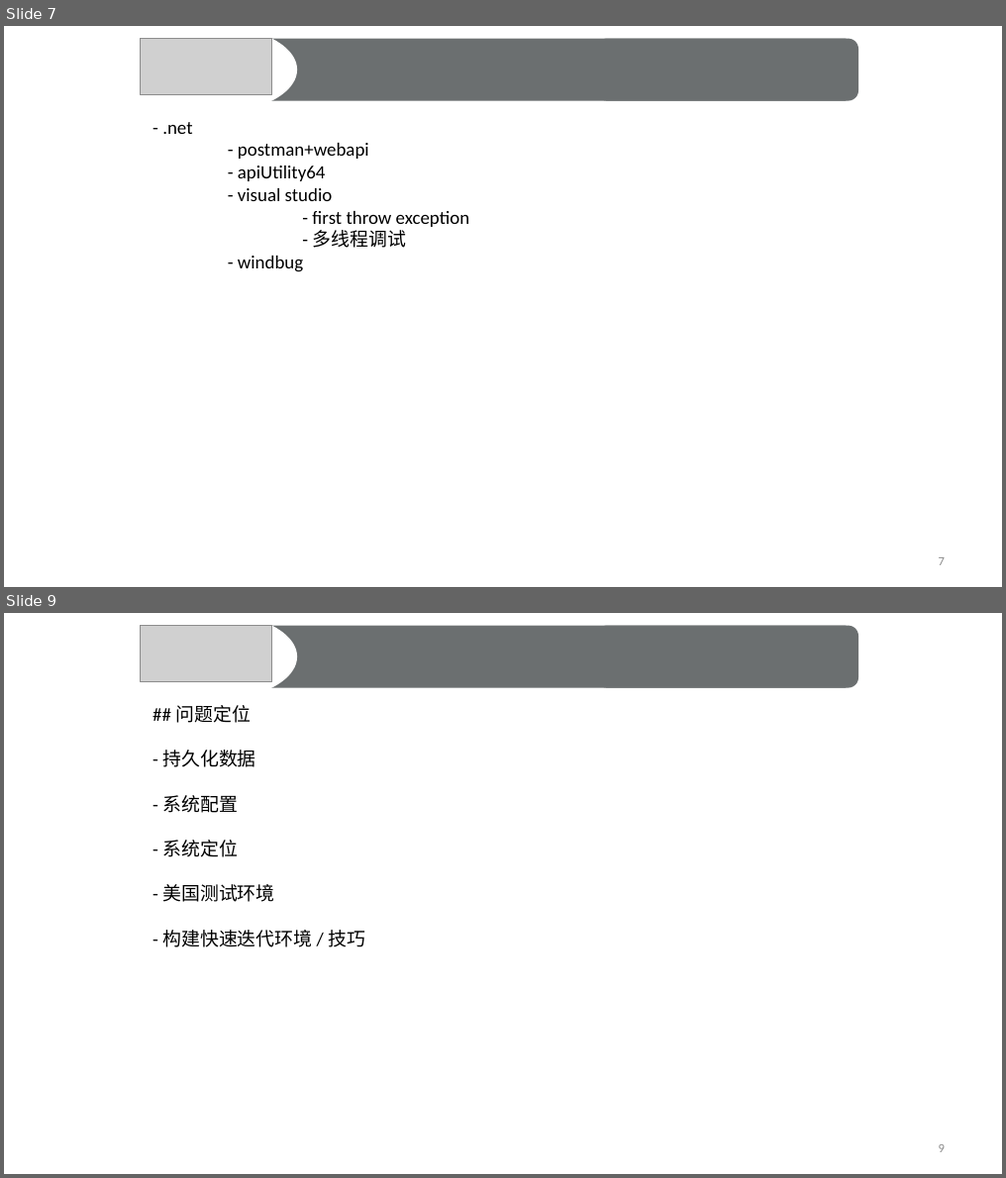
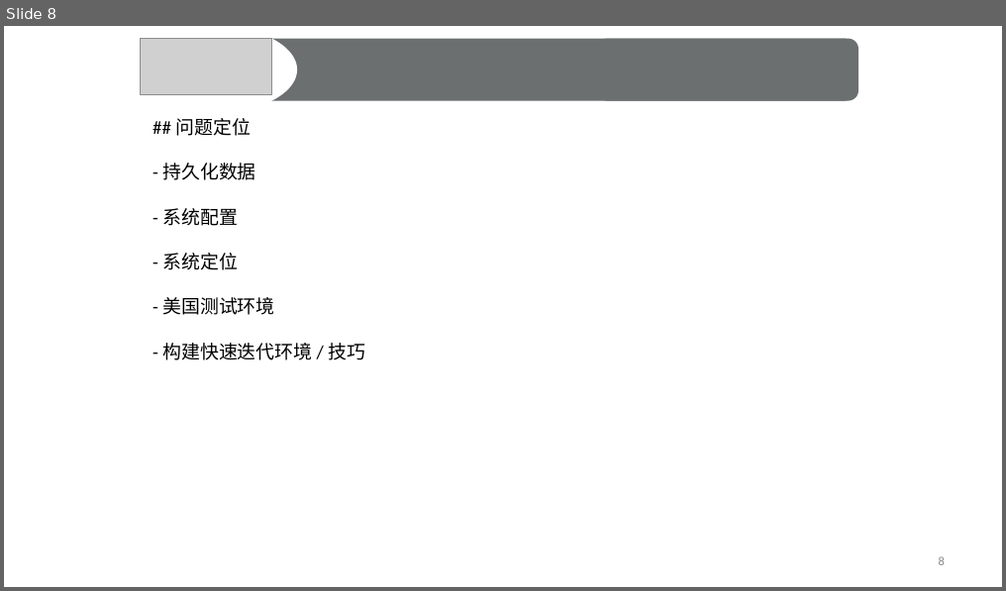
Before and after one commit to rainbow494/blog.zuoshachi.com, a slide deck: examples/how-to-debug-website/how-to-debug-viewfinder.pptx. Shown one above the other, each under a label of ours: slides 7 and 9 before the commit, slide 8 after it; the slides between them are not shown. The pictures are 1006x1178 and 1006x591 pixels, drawn with LibreOffice and Linux fonts; fonts in the diff are those of the drawing; grey boxes stand for pictures. Boxes give left, top, right and bottom in pixels: in the first picture for what was removed or moved away, otherwise in the second. Text is boxed around its words. In the diff, an @@ line names an element or a change of style, - is before the commit and + after.

```diff
--- a/examples/how-to-debug-website/how-to-debug-viewfinder.pptx
+++ b/examples/how-to-debug-website/how-to-debug-viewfinder.pptx
@@ slide 7 removed at (x1=4, y1=26, x2=1002, y2=587), background #FFFFFF @@
@@ ellipse removed at (x1=129, y1=26, x2=297, y2=113) @@
@@ picture removed at (x1=141, y1=39, x2=272, y2=95) @@
@@ rectangle removed at (x1=197, y1=39, x2=846, y2=101) @@
@@ rounded rectangle removed at (x1=597, y1=39, x2=859, y2=101) @@
@@ text removed at (x1=162, y1=122, x2=470, y2=273) @@
-- .net
-- postman+webapi
-- apiUtility64
-- visual studio
-- first throw exception
-- 多线程调试
-- windbug
@@ page number removed at (x1=939, y1=558, x2=944, y2=566) @@
-7
@@ what was slide 9 is now slide 8 @@
```
Also in this commit, not shown: 5 slides changed, 3 slides added, 2 other slides removed, 7 other files.
